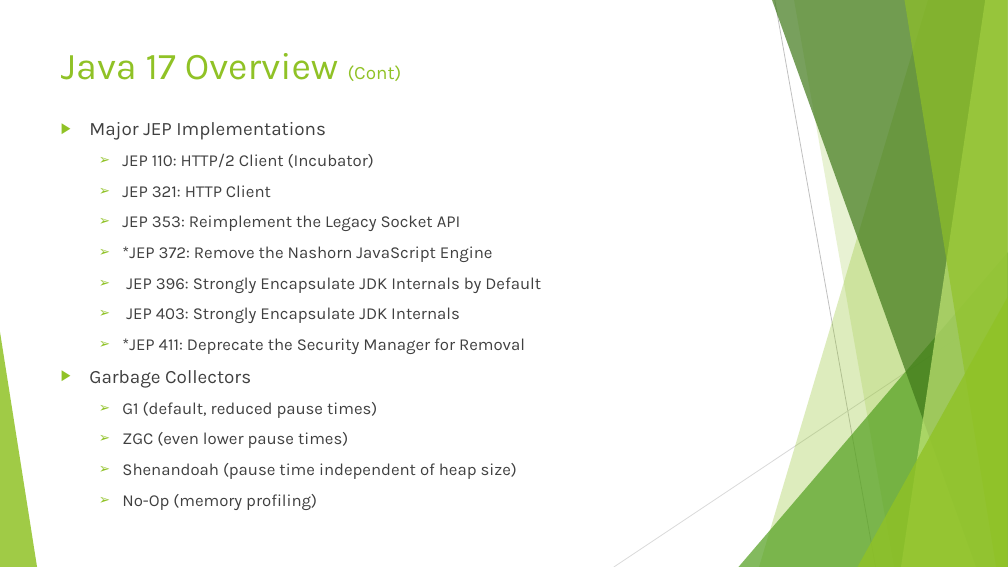
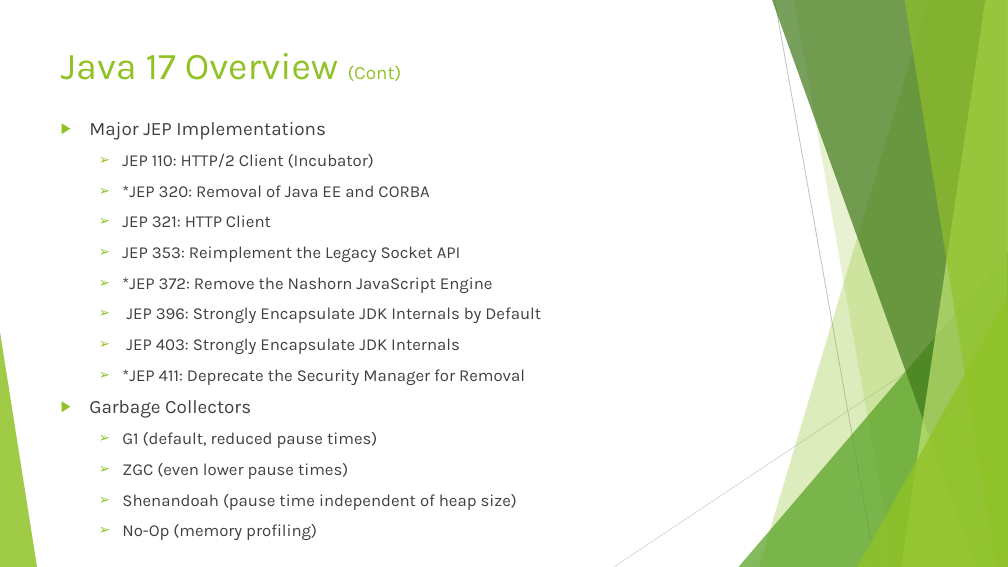
Before and after one commit to Rohan427/Qpid4Graal, a slide deck: slide 7 of doc/reference/Java_17 _Upgrade.pptx. Drawn at 1008x567 pixels with LibreOffice and Linux fonts; fonts in the diff are those of the drawing. Boxes give left, top, right and bottom in pixels: in the first picture for what was removed or moved away, otherwise in the second. Text is boxed around its words. In the diff, an @@ line names an element or a change of style, - is before the commit and + after.

Commit message:
Final version of Java 17 Upgrade PPT

```diff
--- a/doc/reference/Java_17 _Upgrade.pptx
+++ b/doc/reference/Java_17 _Upgrade.pptx
@@ text at bbox=[122, 185, 429, 197]: paragraph added @@
+  ➢ *JEP 320: Removal of Java EE and CORBA
```
Also in this commit, not shown: 7 other slides changed.
